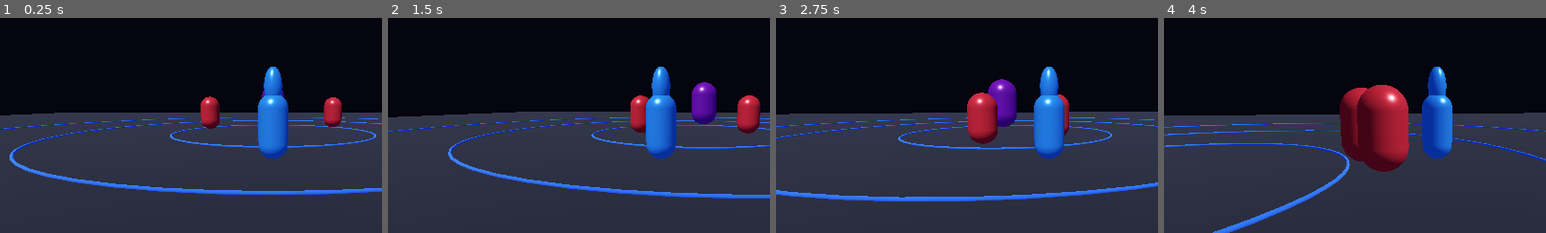
Above: before the commit, frames 1-4 (left to right).
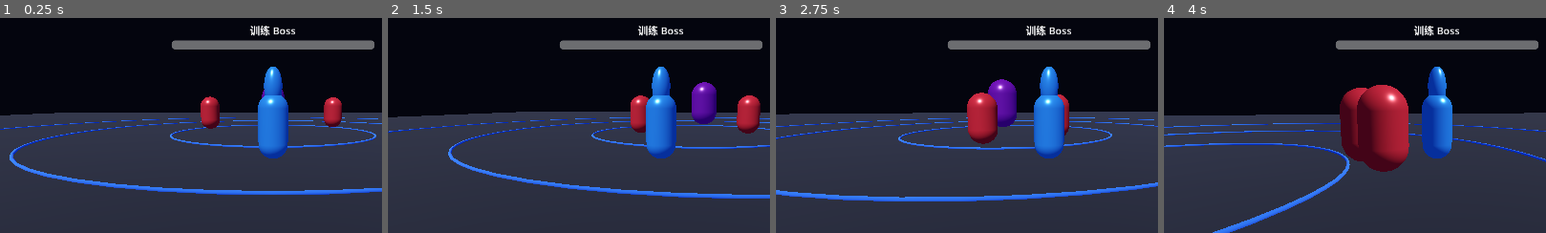
Above: after the commit, the same moments.

Repository: Qazwesrd/Saint-Seiya-Universe-War
Game: Godot game, scene res://scenes/main.tscn
The game is run twice, just before and just after one commit, with the same random seed, the same clock (stepped at 60 frames per second) and the same inputs.
Inputs (mouse positions are % of the whole screen's width and height, from its top left):
- Up to frame 1 (0.25 s): no input
- Up to frame 2 (1.5 s): click "闪避" at 0.5 s; click "锁定" at 1.25 s
- Up to frame 3 (2.75 s): tap Enter (ui_accept) at 2, 2.27 s; move the mouse to (72, 45) at 2.02 s; hold Right (ui_right) from 2.03 s (still down); click (72, 45) at 2.17 s
- Up to frame 4 (4 s): release Right (ui_right) at 2.75 s; drag from (30, 55) to (45, 70) at 2.77 s; move the mouse to (60, 28) at 3.52 s; hold Right (ui_right) from 3.53 s (still down)
The pictures show only the part of the screen within x 14-64%, y 20-70%; the shares and areas given below are measured in that part.

The runs differ from the first frame. In frame 1, 2.7% of the frame differs, in the area x 45-98%, y 3-15%; in frame 2, 2.7%; in frame 3, 2.7%; in frame 4, 2.7%.
Error before the commit: Invalid call. Nonexistent function 'set_boss_status (via call)' in base 'CanvasLayer (hud.gd)'. (res://scripts/game.gd:97)

Commit message:
增加 Boss 战生命值进度条

Diff:
--- a/game/scripts/hud.gd
+++ b/game/scripts/hud.gd
@@ -8,6 +8,8 @@
 var skill_button: Button
 var burst_button: Button
 var minimap_control: Control
+var boss_label: Label
+var boss_bar: ProgressBar
 var stick_base: Panel
 var stick_knob: Panel
 var finger_id := -1
@@ -66,6 +68,26 @@
     notice_label.horizontal_alignment = HORIZONTAL_ALIGNMENT_CENTER
     notice_label.add_theme_font_size_override("font_size", 20)
     root.add_child(notice_label)
+    boss_label = Label.new()
+    boss_label.anchor_left = 0.5
+    boss_label.anchor_right = 0.5
+    boss_label.offset_left = -170
+    boss_label.offset_right = 170
+    boss_label.offset_top = 150
+    boss_label.offset_bottom = 178
+    boss_label.horizontal_alignment = HORIZONTAL_ALIGNMENT_CENTER
+    boss_label.add_theme_font_size_override("font_size", 17)
+    root.add_child(boss_label)
+    boss_bar = ProgressBar.new()
+    boss_bar.anchor_left = 0.5
+    boss_bar.anchor_right = 0.5
+    boss_bar.offset_left = -170
+    boss_bar.offset_right = 170
+    boss_bar.offset_top = 180
+    boss_bar.offset_bottom = 195
+    boss_bar.max_value = 100
+    boss_bar.show_percentage = false
+    root.add_child(boss_bar)
     stick_base = Panel.new()
     stick_base.position = Vector2(42, 520)
     stick_base.size = Vector2(148, 148)
@@ -148,6 +170,14 @@
         burst_button.text = "小宇宙\\n" + (str(snappedf(burst_cd, 0.1)) + "s" if burst_cd > 0.0 else "爆发")
 func set_enemy_count(count: int) -> void:
     enemy_label.text = "剩余目标：" + str(count)
+func set_boss_status(hp: float, hp_max: float) -> void:
+    var visible_boss := hp_max > 1.0
+    boss_label.visible = visible_boss
+    boss_bar.visible = visible_boss
+    if visible_boss:
+        boss_label.text = "训练 Boss"
+        boss_bar.max_value = hp_max
+        boss_bar.value = hp
 func set_notice(message: String) -> void:
     if is_instance_valid(notice_label): notice_label.text = message
 func _on_resize() -> void:
